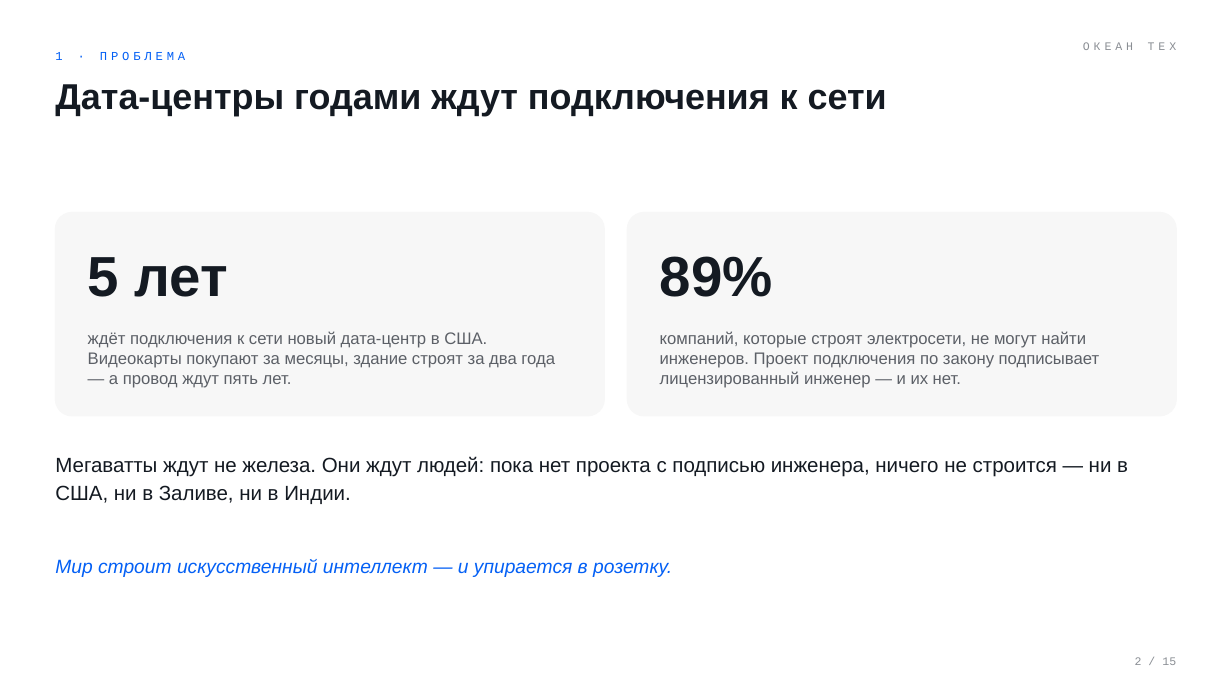
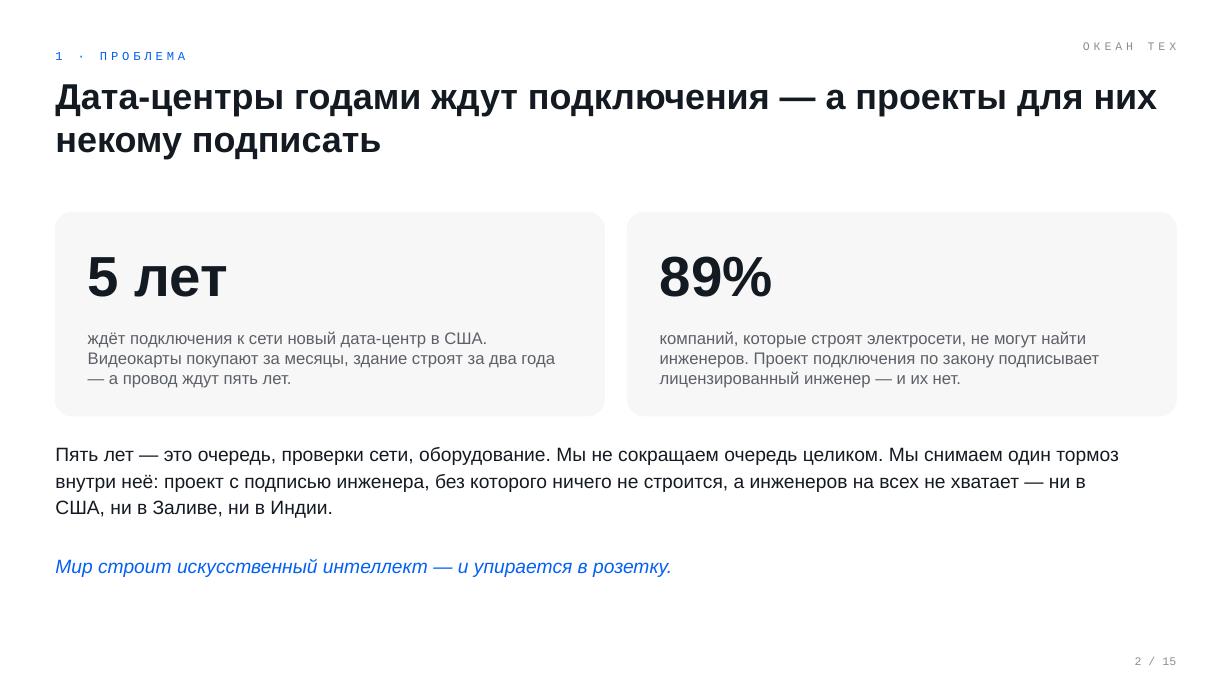
Before and after one commit to komoroshin/research, a slide deck: slide 2 of ai-case-library/research/ventures/grid-plain-deck.pptx. Drawn at 1232x693 pixels with LibreOffice and Linux fonts; fonts in the diff are those of the drawing. Boxes give left, top, right and bottom in pixels: in the first picture for what was removed or moved away, otherwise in the second. Text is boxed around its words. In the diff, an @@ line names an element or a change of style, - is before the commit and + after.

```diff
--- a/ai-case-library/research/ventures/grid-plain-deck.pptx
+++ b/ai-case-library/research/ventures/grid-plain-deck.pptx
@@ text at (55, 84, 1158, 159): text changed @@
-Дата-центры годами ждут подключения к сети
+Дата-центры годами ждут подключения — а проекты для них некому подписать
@@ text at (55, 447, 1119, 518): text changed; size 16 to 15 pt @@
-Мегаватты ждут не железа. Они ждут людей: пока нет проекта с подписью инженера, ничего не строится — ни в США, ни в Заливе, ни в Индии.
+Пять лет — это очередь, проверки сети, оборудование. Мы не сокращаем очередь целиком. Мы снимаем один тормоз внутри неё: проект с подписью инженера, без которого ничего не строится, а инженеров на всех не хватает — ни в США, ни в Заливе, ни в Индии.
```
Also in this commit, not shown: 11 other slides changed, 3 other files.
